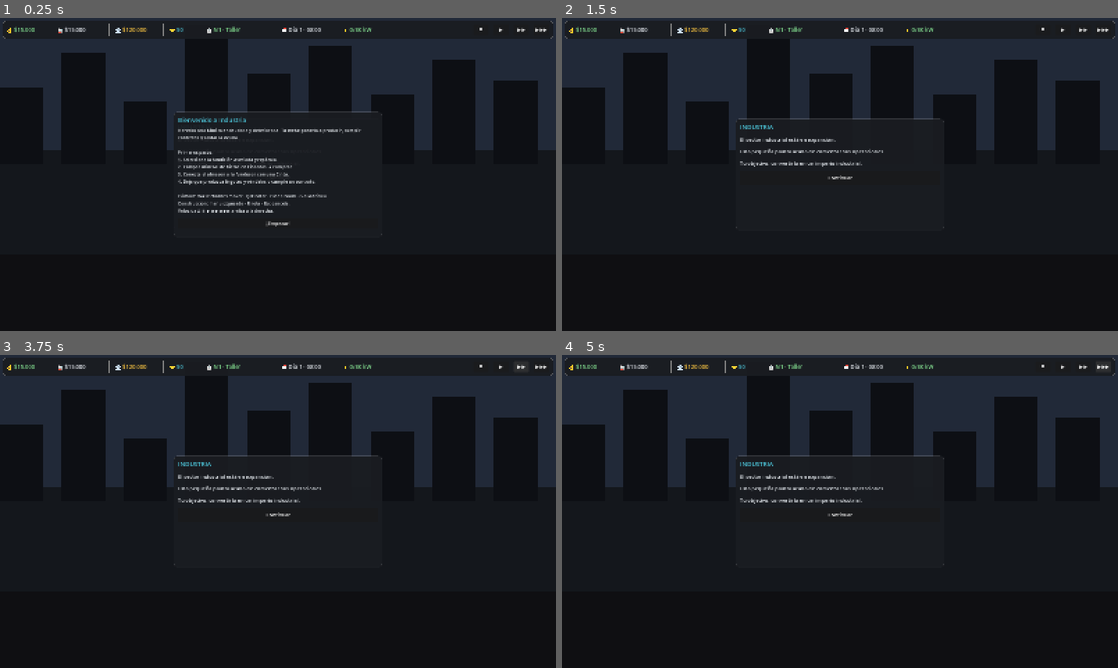
Above: before the commit, frames 1-4 (two rows, left to right).
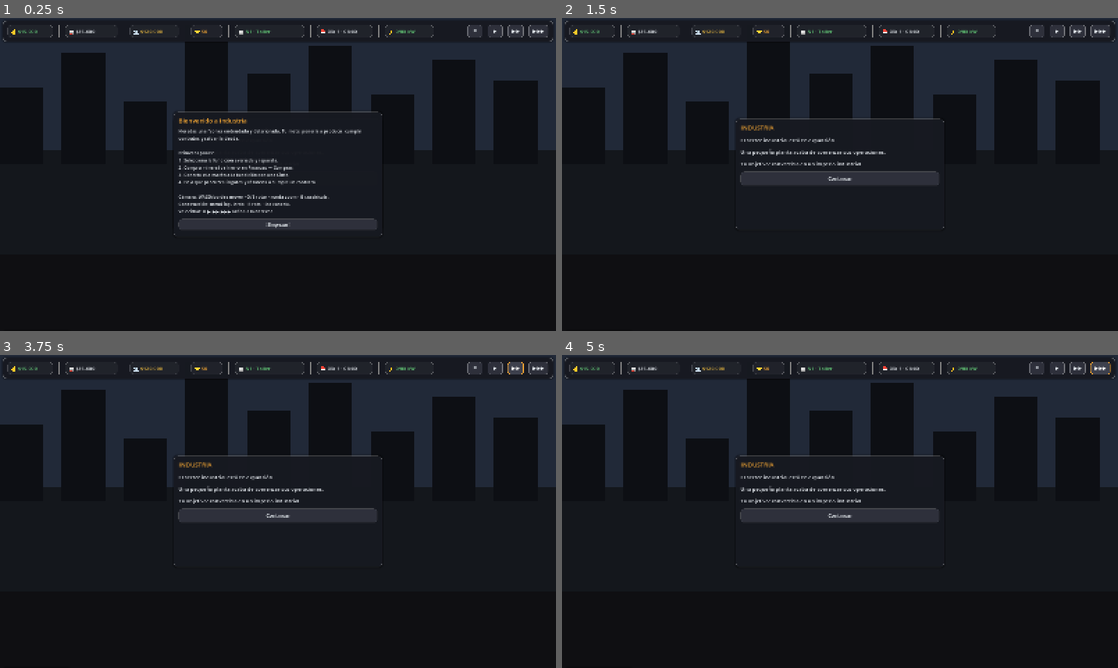
Above: after the commit, the same moments.

Repository: luckyvalentinaguirre-bot/Industria
Game: Godot game, scene res://scenes/menus/main_menu.tscn
The game is run twice, just before and just after one commit, with the same random seed, the same clock (stepped at 60 frames per second) and the same inputs.
Inputs:
- Up to frame 1 (0.25 s): no input
- Up to frame 2 (1.5 s): click "Continuar" at 0.5 s; click "¡Empezar!" at 1.25 s
- Up to frame 3 (3.75 s): click "⏸" at 2 s; click "▶" at 2.75 s; click "▶▶" at 3.5 s
- Up to frame 4 (5 s): click "▶▶▶" at 4.25 s

The runs differ from the first frame. In frame 1, 4.4% of the frame differs, in the area x 0-100%, y 1-70%; in frame 2, 3.4%; in frame 3, 3.4%; in frame 4, 3.4%.

Commit message:
UI restyle industrial (acento ámbar) + fix de líneas blancas del grid
Dirección artística de la referencia, sobre la UI existente (sin duplicar).

- UITheme reescrito: paleta industrial oscura con acento ÁMBAR/naranja, paneles
  redondeados con borde y sombra, botones con estados normal/hover/pressed/
  disabled, botón primario (CTA) ámbar, y chips para el HUD. Un solo cambio
  reestiliza todos los paneles.
- Menú principal: título + lema, CONTINUAR destacado (primario) y con resumen de
  la partida (empresa/día/dinero/nivel); deshabilitado si no hay guardado, en
  cuyo caso Nueva Partida es la acción principal. Añadido Desafíos/Ajustes/
  Créditos/Salir con la nueva estética.
- HUD: cada estadística ahora es un chip redondeado (dinero/valor/deuda/
  reputación/nivel/día/energía).
- Fix líneas blancas (prioridad alta): la malla del grid se OCULTA por completo
  fuera del modo construcción (antes seguía dibujándose transparente y generaba
  líneas al mover la cámara). Sólo aparece al construir.

Verificado: import limpio, menú y fábrica sin errores, smoke test 34/34 PASS.

Co-Authored-By: Claude Opus 4.8 <noreply@anthropic.com>
Claude-Session: https://claude.ai/code/session_01ETPkQhicRLbwGdXtkPoigV

Diff:
--- a/scripts/ui/main_menu.gd
+++ b/scripts/ui/main_menu.gd
@@ -87,22 +87,36 @@
 
 # --- Menú principal ---------------------------------------------------------
 func _show_menu() -> void:
-	var v := _center_panel(420, 470)
-	var title := UITheme.make_label("INDUSTRIA", 40, UITheme.ACCENT)
+	var v := _center_panel(440, 520)
+	var title := UITheme.make_label("INDUSTRIA", 42, UITheme.ACCENT)
 	title.horizontal_alignment = HORIZONTAL_ALIGNMENT_CENTER
 	v.add_child(title)
+	var tag := UITheme.make_label("CONSTRUYE. PRODUCE. PROGRESA.", 13, UITheme.MUTED)
+	tag.horizontal_alignment = HORIZONTAL_ALIGNMENT_CENTER
+	v.add_child(tag)
 	v.add_child(UITheme.hsep())
-	_menu_btn(v, "▶  Nueva Partida", _show_new_game)
-	_menu_btn(v, "⏵  Continuar", _on_continue)
-	_menu_btn(v, "📂  Cargar Partida", _show_load)
-	_menu_btn(v, "⚙  Configuración", _show_config)
+
+	var info: Dictionary = GameManager.save.get_save_info()
+	var has_save: bool = not info.is_empty()
+	# CONTINUAR: destacado si hay partida; deshabilitado si no.
+	_menu_btn(v, "▶  Continuar", _on_continue, has_save, not has_save)
+	if has_save:
+		var sub := UITheme.make_label("%s · Día %d · %s · Nivel %d" % [
+			info["company"], int(info["day"]), Fmt.money(info["money"]), int(info["level"])], 11, UITheme.MUTED)
+		sub.horizontal_alignment = HORIZONTAL_ALIGNMENT_CENTER
+		v.add_child(sub)
+	_menu_btn(v, "＋  Nueva Partida", _show_new_game, not has_save)
+	_menu_btn(v, "📁  Cargar Partida", _show_load)
+	_menu_btn(v, "🏆  Desafíos", func(): _notice("Desafíos: próximamente."))
+	_menu_btn(v, "⚙  Ajustes", _show_config)
 	_menu_btn(v, "ℹ  Créditos", _show_credits)
-	_menu_btn(v, "✕  Salir", func(): get_tree().quit())
-
-func _menu_btn(v: VBoxContainer, text: String, cb: Callable) -> void:
-	var b := UITheme.make_button(text)
-	b.custom_minimum_size = Vector2(0, 42)
+	_menu_btn(v, "⏻  Salir", func(): get_tree().quit())
+
+func _menu_btn(v: VBoxContainer, text: String, cb: Callable, primary: bool = false, disabled: bool = false) -> void:
+	var b := UITheme.make_primary_button(text) if primary else UITheme.make_button(text)
+	b.custom_minimum_size = Vector2(0, 44)
 	b.add_theme_font_size_override("font_size", 16)
+	b.disabled = disabled
 	b.pressed.connect(cb)
 	v.add_child(b)
 
--- a/scripts/ui/ui_manager.gd
+++ b/scripts/ui/ui_manager.gd
@@ -139,9 +139,10 @@
 		h.add_child(b)
 
 func _stat(h: HBoxContainer, color: Color, min_w: int) -> Label:
-	var l := UITheme.make_label("", 16, color)
+	var l := UITheme.make_label("", 15, color)
 	l.custom_minimum_size = Vector2(min_w, 0)
-	h.add_child(l)
+	l.vertical_alignment = VERTICAL_ALIGNMENT_CENTER
+	h.add_child(UITheme.chip_panel(l))
 	return l
 
 func _vsep() -> VSeparator:
--- a/scripts/ui/ui_theme.gd
+++ b/scripts/ui/ui_theme.gd
@@ -1,32 +1,35 @@
 extends RefCounted
 class_name UITheme
-## UITheme — helpers de construcción de UI por código (estilo limpio y moderno).
+## UITheme — estilo visual de la UI de Industria (industrial moderno, acento ámbar).
 ##
-## Centraliza colores y fábricas de controles para que todos los paneles de
-## Industria compartan la misma estética (spec §19). Nota de estructura: helper
-## de UI, vive en scripts/ui/.
+## Centraliza colores y fábricas de controles con estilo (paneles redondeados con
+## borde, botones con hover/pressed, chips del HUD) para que todo comparta la
+## misma identidad. Mantiene las firmas usadas por los paneles existentes.
 
-const BG := Color(0.10, 0.11, 0.13, 0.94)
-const BG_SOFT := Color(0.15, 0.16, 0.19, 0.96)
-const ACCENT := Color(0.30, 0.78, 0.86)
-const ACCENT2 := Color(0.5, 0.85, 0.55)
+const BG := Color(0.09, 0.10, 0.13, 0.96)
+const BG_SOFT := Color(0.14, 0.15, 0.18, 0.97)
+const CHIP := Color(0.13, 0.14, 0.17, 0.9)
+const ACCENT := Color(0.92, 0.63, 0.20)      # ámbar industrial
+const ACCENT2 := Color(0.40, 0.82, 0.48)     # verde (dinero/éxito)
 const TEXT := Color(0.90, 0.92, 0.94)
+const MUTED := Color(0.62, 0.65, 0.70)
 const WARN := Color(0.95, 0.75, 0.25)
-const DANGER := Color(0.92, 0.35, 0.32)
+const DANGER := Color(0.92, 0.38, 0.34)
+const BORDER := Color(1, 1, 1, 0.08)
 
+# --- Paneles ----------------------------------------------------------------
 static func panel_style(bg: Color = BG) -> StyleBoxFlat:
 	var s := StyleBoxFlat.new()
 	s.bg_color = bg
-	s.corner_radius_top_left = 8
-	s.corner_radius_top_right = 8
-	s.corner_radius_bottom_left = 8
-	s.corner_radius_bottom_right = 8
-	s.content_margin_left = 12
-	s.content_margin_right = 12
-	s.content_margin_top = 10
-	s.content_margin_bottom = 10
-	s.border_color = Color(1, 1, 1, 0.06)
+	s.set_corner_radius_all(10)
+	s.content_margin_left = 14
+	s.content_margin_right = 14
+	s.content_margin_top = 12
+	s.content_margin_bottom = 12
+	s.border_color = BORDER
 	s.set_border_width_all(1)
+	s.shadow_color = Color(0, 0, 0, 0.35)
+	s.shadow_size = 6
 	return s
 
 static func make_panel(bg: Color = BG) -> PanelContainer:
@@ -34,6 +37,7 @@
 	p.add_theme_stylebox_override("panel", panel_style(bg))
 	return p
 
+# --- Etiquetas --------------------------------------------------------------
 static func make_label(text: String, size: int = 14, color: Color = TEXT) -> Label:
 	var l := Label.new()
 	l.text = text
@@ -42,14 +46,78 @@
 	return l
 
 static func make_title(text: String) -> Label:
-	return make_label(text, 18, ACCENT)
+	var l := make_label(text, 18, ACCENT)
+	l.add_theme_font_size_override("font_size", 18)
+	return l
+
+# --- Botones ----------------------------------------------------------------
+static func _btn_box(bg: Color, border: Color, radius: int = 7) -> StyleBoxFlat:
+	var s := StyleBoxFlat.new()
+	s.bg_color = bg
+	s.set_corner_radius_all(radius)
+	s.set_border_width_all(1)
+	s.border_color = border
+	s.content_margin_left = 12
+	s.content_margin_right = 12
+	s.content_margin_top = 6
+	s.content_margin_bottom = 6
+	return s
+
+static func _style_button(b: Button, primary: bool) -> void:
+	var base := ACCENT if primary else Color(0.18, 0.19, 0.23)
+	var hover := ACCENT.lightened(0.12) if primary else Color(0.24, 0.25, 0.30)
+	var press := ACCENT.darkened(0.15) if primary else Color(0.15, 0.16, 0.20)
+	var border := ACCENT.darkened(0.1) if primary else BORDER
+	b.add_theme_stylebox_override("normal", _btn_box(base, border))
+	b.add_theme_stylebox_override("hover", _btn_box(hover, ACCENT if not primary else border))
+	b.add_theme_stylebox_override("pressed", _btn_box(press, border))
+	b.add_theme_stylebox_override("focus", _btn_box(base, border))
+	var db := _btn_box(Color(0.14, 0.14, 0.16), BORDER)
+	b.add_theme_stylebox_override("disabled", db)
+	var fg := Color(0.1, 0.08, 0.05) if primary else TEXT
+	b.add_theme_color_override("font_color", fg)
+	b.add_theme_color_override("font_hover_color", Color(1, 1, 1) if not primary else fg)
+	b.add_theme_color_override("font_pressed_color", fg)
+	b.add_theme_color_override("font_disabled_color", MUTED)
 
 static func make_button(text: String) -> Button:
 	var b := Button.new()
 	b.text = text
 	b.add_theme_font_size_override("font_size", 14)
-	b.custom_minimum_size = Vector2(0, 30)
+	b.custom_minimum_size = Vector2(0, 32)
+	_style_button(b, false)
 	return b
+
+## Botón destacado (ámbar) para acciones principales (CTA).
+static func make_primary_button(text: String) -> Button:
+	var b := Button.new()
+	b.text = text
+	b.add_theme_font_size_override("font_size", 15)
+	b.custom_minimum_size = Vector2(0, 36)
+	_style_button(b, true)
+	return b
+
+# --- Chip del HUD (etiqueta con fondo redondeado) ---------------------------
+static func make_chip(icon: String, color: Color = TEXT) -> Label:
+	# Devuelve la Label interna (para actualizar el texto); el chip la envuelve.
+	var l := make_label(icon, 15, color)
+	l.vertical_alignment = VERTICAL_ALIGNMENT_CENTER
+	return l
+
+static func chip_panel(inner: Control) -> PanelContainer:
+	var p := PanelContainer.new()
+	var s := StyleBoxFlat.new()
+	s.bg_color = CHIP
+	s.set_corner_radius_all(8)
+	s.content_margin_left = 10
+	s.content_margin_right = 10
+	s.content_margin_top = 5
+	s.content_margin_bottom = 5
+	s.set_border_width_all(1)
+	s.border_color = BORDER
+	p.add_theme_stylebox_override("panel", s)
+	p.add_child(inner)
+	return p
 
 static func hsep() -> HSeparator:
 	return HSeparator.new()
--- a/scripts/world/build_grid.gd
+++ b/scripts/world/build_grid.gd
@@ -36,6 +36,8 @@
 	grid_size = GameState.grid_size
 	_build_visual()
 	_build_border()
+	if _mesh_instance:
+		_mesh_instance.visible = false   # grid oculto por completo fuera de construcción
 	if _border:
 		_border.visible = false   # el marco del terreno sólo se ve al construir
 	EventBus.grid_visibility_changed.connect(_on_grid_visibility_changed)
@@ -56,6 +58,8 @@
 func set_build_active(active: bool) -> void:
 	_build_active = active
 	_target_intensity = BUILD_INTENSITY if active else IDLE_INTENSITY
+	if _mesh_instance:
+		_mesh_instance.visible = active   # sin malla de grid = sin líneas al mover la cámara
 	if _border:
 		_border.visible = active
 	if active:
